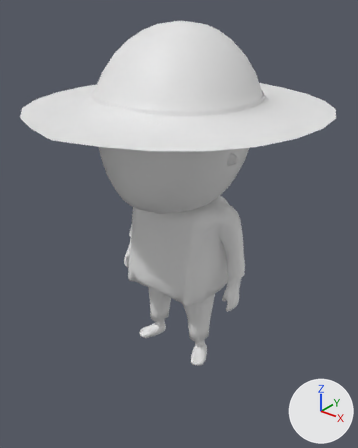
Before and after pictures for a commit that changed the Blender file blender工程文件/渔人动画blend.blend.
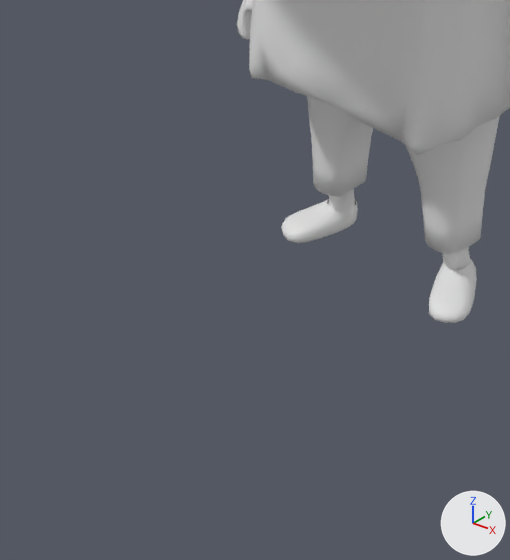
Each version appears first whole from a camera (50 mm lens) standing at (6.84, -8.34, 8.9) and looking at (0.19, -0.02, 3.74), and next in a close-up on the part from 12% to 61% of the width and 57% to 100% of the height. Every picture has the same lights, and +X, +Y and +Z are marked at lower right.

Before the edit, the objects in view are built like this:
```python
me_网格_085 = bpy.data.meshes.new('网格.085')
me_网格_085.from_pydata(...)  # 3377 vertices, 3244 faces; spans x -36711.0..32588.0, y -32972.0..32972.0, z -82084.0..169.0
ob_fisher = bpy.data.objects.new('fisher', me_网格_085)
ob_fisher.location = (0.0, 0.0, 0.0)
ob_fisher.rotation_euler = (-3.142, 0.0, -1.571)  # degrees (-180, 0, -90)
ob_fisher.scale = (0.0001, 0.0001, 0.0001)
```
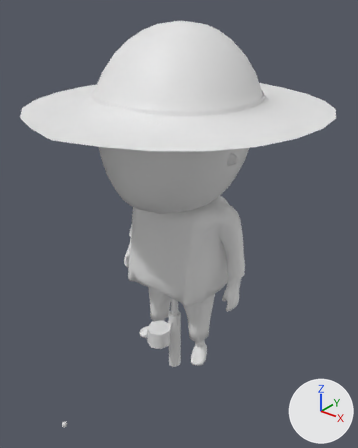
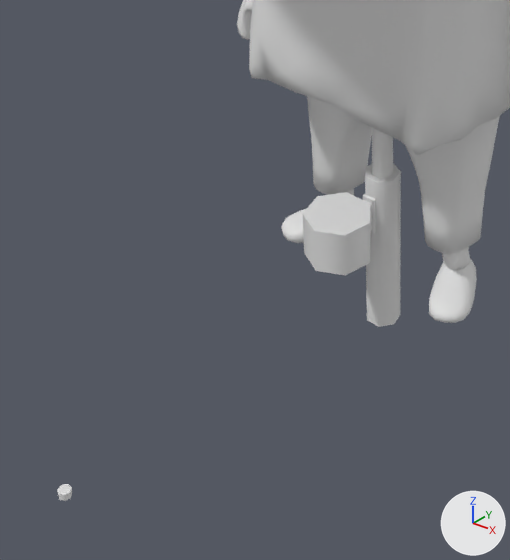
Diff of the bpy script that builds the scene:
```diff
--- a/blender工程文件/渔人动画blend.blend.py
+++ b/blender工程文件/渔人动画blend.blend.py
@@ me_立方体_003 @@
+me_立方体_003.from_pydata(...)  # 154 vertices, 139 faces; spans x -0.33..0.29, y -0.9..0.19, z -0.63..8.13
@@ me_柱体_004 @@
+me_柱体_004.from_pydata(...)  # a 7-sided cut cone along z (radius 1.01 at the low end, 0.99 at the high end) spanning x -0.98..0.98, y -0.91..1.01, z -1.0..1.66
+me_柱体_004.polygons.foreach_set('use_smooth', [True] * 9)
@@ ob_立方体_003 @@
+ob_立方体_003 = bpy.data.objects.new('立方体.003', me_立方体_003)
+ob_立方体_003.location = (0.0, 0.0, 0.0)
@@ ob_柱体_003 @@
+ob_柱体_003 = bpy.data.objects.new('柱体.003', me_柱体_004)
+ob_柱体_003.location = (0.172, -3.892, 0.487)
+ob_柱体_003.rotation_euler = (3.142, 0.0, 0.0)  # degrees (180, 0, 0)
+ob_柱体_003.scale = (0.053, 0.053, 0.0224)
```

Changed parts and their boxes [x1, y1, x2, y2] in the close-ups (510 x 560 px):
'立方体.003', added
    after: [302, 128, 401, 327]
'柱体.003', added
    after: [57, 484, 72, 501]
